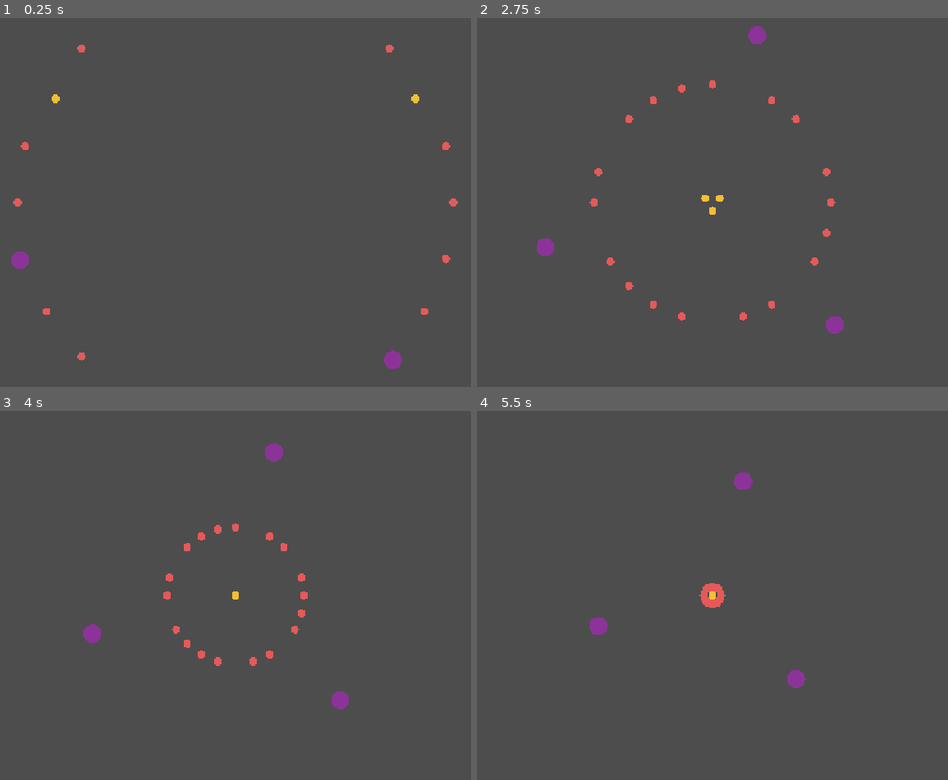
Above: before the commit, frames 1-4 (two rows, left to right).
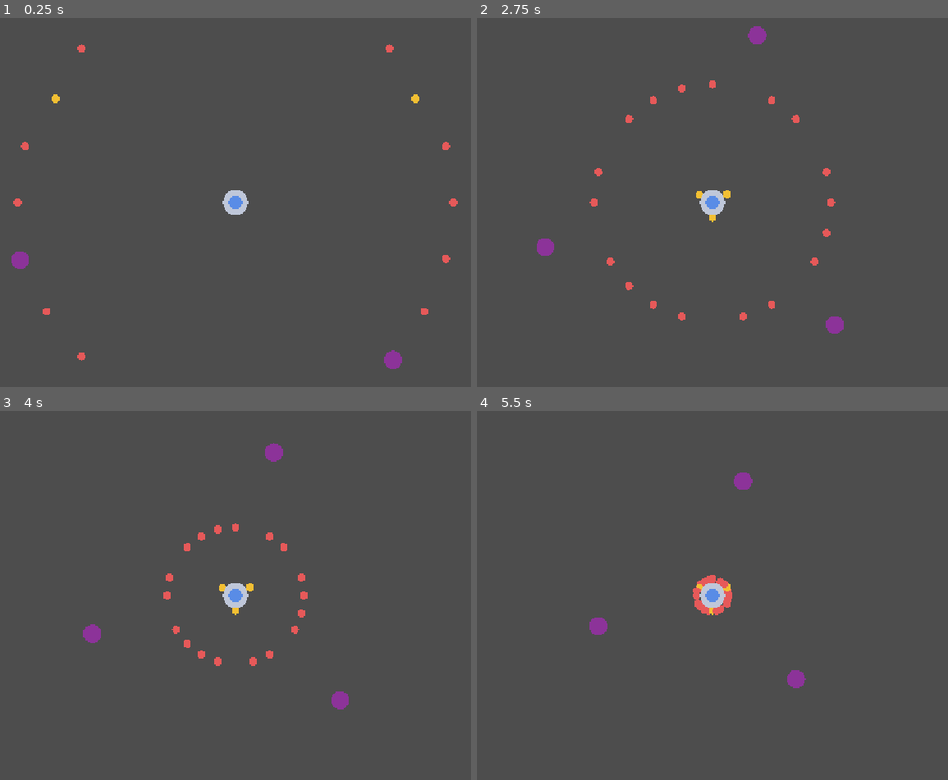
Above: after the commit, the same moments.

Repository: tapiokdev/squadron-concept-game
Game: Godot game, scene res://main.tscn
The game is run twice, just before and just after one commit, with the same random seed, the same clock (stepped at 60 frames per second) and the same inputs.
Inputs (mouse positions are in pixels of both pictures, inside the frame that each line leads up to):
- Up to frame 1 (0.25 s): no input
- Up to frame 2 (2.75 s): tap Enter at 0.5 s; move the mouse to (858, 184) at 0.52 s; click (858, 184) at 0.67 s; drag from (580, 220) to (886, 158) at 1.27 s; move the mouse to (778, 121) at 2.02 s; click (778, 121) at 2.17 s
- Up to frame 3 (4 s): drag from (202, 669) to (244, 591) at 2.77 s; move the mouse to (433, 650) at 3.52 s; click (433, 650) at 3.67 s
- Up to frame 4 (5.5 s): drag from (514, 540) to (754, 554) at 4.27 s; move the mouse to (745, 595) at 5.02 s; click (745, 595) at 5.17 s

The runs differ from the first frame. In frame 1, 0.3% of the frame differs, in the area x 47-53%, y 46-54%; in frame 2, 0.4%; in frame 3, 0.4%; in frame 4, 0.7%, in the area x 45-55%, y 44-56%.

Commit message:
Add stationary tower with HP and enemy contact damage
Tower node (max_hp, radius, hp_changed/died signals, placeholder
draw). Enemies now target the Tower node instead of a point: they
stop at contact range and deal contact_damage on a per-def
attack_interval. Smoke test verifies HP drains and death fires once.

Co-Authored-By: Claude Fable 5 <noreply@anthropic.com>

Diff:
--- a/main.tscn
+++ b/main.tscn
@@ -1,10 +1,14 @@
 [gd_scene format=3 uid="uid://402tbyruoehr"]
 
-[ext_resource type="Script" path="res://scripts/main.gd" id="1_0xm2m"]
-[ext_resource type="Script" path="res://scripts/enemies/enemy_pool.gd" id="2_h2yge"]
+[ext_resource type="Script" uid="uid://dle763bunsqa7" path="res://scripts/main.gd" id="1_0xm2m"]
+[ext_resource type="Script" uid="uid://cvs48mwoll5xo" path="res://scripts/enemies/enemy_pool.gd" id="2_h2yge"]
+[ext_resource type="Script" path="res://scripts/tower.gd" id="3_h2yge"]
 
 [node name="Main" type="Node2D" unique_id=2138863706]
 script = ExtResource("1_0xm2m")
 
 [node name="EnemyPool" type="Node2D" parent="." unique_id=1039799151]
 script = ExtResource("2_h2yge")
+
+[node name="Tower" type="Node2D" parent="." unique_id=200928788]
+script = ExtResource("3_h2yge")
--- a/scripts/enemies/enemy.gd
+++ b/scripts/enemies/enemy.gd
@@ -11,10 +11,11 @@
 
 var def: EnemyDef
 var hp: float = 0.0
-var target_pos := Vector2.ZERO
+var target: Tower
 
 var _shape: CircleShape2D
 var _active := false
+var _attack_cooldown: float = 0.0
 
 func _init() -> void:
 	collision_layer = ENEMY_COLLISION_LAYER
@@ -31,11 +32,12 @@
 	# clobbering the set_process(false) from _init — re-assert it here.
 	set_process(_active)
 
-func configure(new_def: EnemyDef, spawn_pos: Vector2, new_target_pos: Vector2) -> void:
+func configure(new_def: EnemyDef, spawn_pos: Vector2, new_target: Tower) -> void:
 	def = new_def
 	hp = def.max_hp
 	global_position = spawn_pos
-	target_pos = new_target_pos
+	target = new_target
+	_attack_cooldown = 0.0
 	_shape.radius = def.radius
 	_active = true
 	visible = true
@@ -50,7 +52,13 @@
 	set_deferred("monitorable", false)
 
 func _process(delta: float) -> void:
-	position = position.move_toward(target_pos, def.speed * delta)
+	_attack_cooldown = maxf(_attack_cooldown - delta, 0.0)
+	var reach := def.radius + target.radius
+	if global_position.distance_to(target.global_position) > reach:
+		global_position = global_position.move_toward(target.global_position, def.speed * delta)
+	elif _attack_cooldown == 0.0 and target.alive:
+		target.take_damage(def.contact_damage)
+		_attack_cooldown = def.attack_interval
 
 func take_damage(amount: float) -> void:
 	if not _active:
--- a/scripts/enemies/enemy_def.gd
+++ b/scripts/enemies/enemy_def.gd
@@ -14,5 +14,6 @@
 @export var speed: float = 60.0
 @export var radius: float = 8.0
 @export var contact_damage: float = 5.0
+@export var attack_interval: float = 0.8
 @export var xp_value: int = 1
 @export var color: Color = Color.WHITE
--- a/scripts/enemies/enemy_pool.gd
+++ b/scripts/enemies/enemy_pool.gd
@@ -20,11 +20,11 @@
 	for i in prewarm:
 		_inactive.append(_create())
 
-func try_spawn(def: EnemyDef, spawn_pos: Vector2, target_pos: Vector2) -> Enemy:
+func try_spawn(def: EnemyDef, spawn_pos: Vector2, target: Tower) -> Enemy:
 	if live_count >= max_live:
 		return null
 	var enemy: Enemy = _inactive.pop_back() if not _inactive.is_empty() else _create()
-	enemy.configure(def, spawn_pos, target_pos)
+	enemy.configure(def, spawn_pos, target)
 	live_count += 1
 	return enemy
 
--- a/scripts/main.gd
+++ b/scripts/main.gd
@@ -1,7 +1,7 @@
 extends Node2D
 
 ## TEMPORARY Phase 2 scaffold: spawns a ring of enemies that walk to the
-## screen centre to smoke-test the pool. Replaced by the real tower +
+## tower to smoke-test the pool and contact damage. Replaced by the real
 ## wave spawner in the next Phase 2 step.
 
 const SWARMER := preload("res://data/enemies/swarmer.tres")
@@ -9,9 +9,14 @@
 const RUSHER := preload("res://data/enemies/rusher.tres")
 
 @onready var enemy_pool: EnemyPool = $EnemyPool
+@onready var tower: Tower = $Tower
 
 func _ready() -> void:
-	var center := get_viewport_rect().size * 0.5
+	tower.position = get_viewport_rect().size * 0.5
+	tower.hp_changed.connect(func(hp: float, max_hp: float) -> void:
+		print("[smoke-test] tower hp: %.0f/%.0f" % [hp, max_hp]))
+	tower.died.connect(func() -> void:
+		print("[smoke-test] tower destroyed — run over"))
 	for i in 24:
 		var def: EnemyDef = SWARMER
 		if i % 8 == 3:
@@ -19,5 +24,5 @@
 		elif i % 8 == 6:
 			def = RUSHER
 		var angle := TAU * float(i) / 24.0
-		enemy_pool.try_spawn(def, center + Vector2.from_angle(angle) * 400.0, center)
+		enemy_pool.try_spawn(def, tower.position + Vector2.from_angle(angle) * 400.0, tower)
 	print("[smoke-test] live enemies: %d" % enemy_pool.live_count)
--- /dev/null
+++ b/scripts/tower.gd
@@ -0,0 +1,31 @@
+class_name Tower
+extends Node2D
+
+## The player: a stationary tower. No movement — all agency comes from
+## skills and summons. If it dies, the run ends.
+
+signal hp_changed(hp: float, max_hp: float)
+signal died
+
+@export var max_hp: float = 100.0
+@export var radius: float = 22.0
+
+var hp: float = 0.0
+var alive := true
+
+func _ready() -> void:
+	hp = max_hp
+
+func take_damage(amount: float) -> void:
+	if not alive:
+		return
+	hp = maxf(hp - amount, 0.0)
+	hp_changed.emit(hp, max_hp)
+	if hp <= 0.0:
+		alive = false
+		died.emit()
+
+func _draw() -> void:
+	# Placeholder visual until the art pass.
+	draw_circle(Vector2.ZERO, radius, Color(0.75, 0.78, 0.85))
+	draw_circle(Vector2.ZERO, radius * 0.55, Color(0.35, 0.55, 0.9))
Not shown, added: scripts/tower.gd.uid
